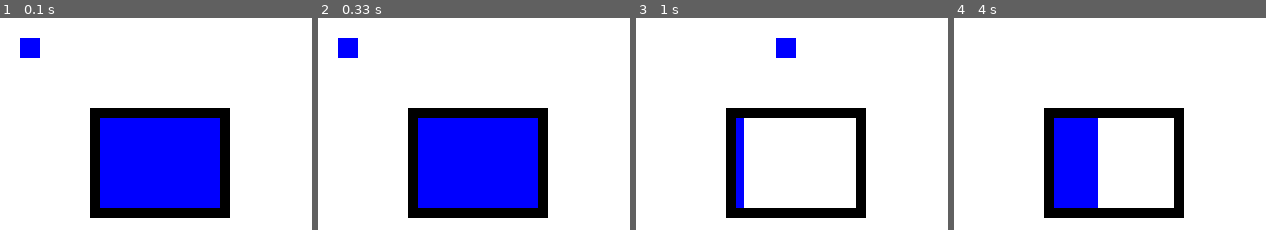
Above: before the commit, frames 1-4 (left to right).
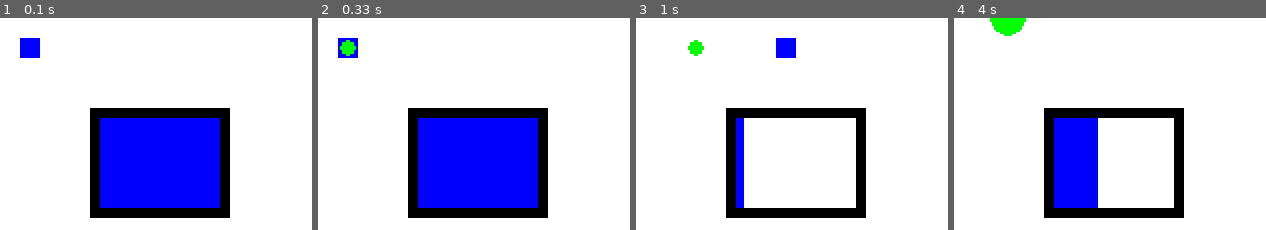
Above: after the commit, the same moments.

Repository: johannesbenjohannes/BlueSquer
Game: pygame game, started from main.py
Same seed, same stepped clock (60 frames per second), same inputs: the game is played once before the commit and once after it.
Inputs:
- Up to frame 1 (0.1 s): no input
- Up to frame 2 (0.33 s): no input
- Up to frame 3 (1 s): tap Space at 0.33, 0.73 s; hold Right from 0.67 s (still down)
- Up to frame 4 (4 s): tap Space at 1.03, 1.23, 2.63, 2.97, 3.27, 3.4, 3.8 s; release Right at 1.13 s; hold Up 1.17-1.47 s; hold Down 2.57-2.87 s; hold Left 2.9-3.3 s; hold Up 3.33-3.7 s; hold Right from 3.73 s (still down)

Frame 1 is identical in both runs. In frame 2, 0.3% of the frame differs, in the area x 7-13%, y 10-18%; in frame 3, 0.3%; in frame 4, 0.7%, in the area x 11-24%, y 0-9%.

Commit message:
circle pattern

Diff:
--- a/main.py
+++ b/main.py
@@ -78,8 +78,8 @@
         compteur+=1
         if compteur%60==0 and Ispattern_ligne:
             drawline = True
-        if compteur%30==0 and Ispattern_cercle:
-            drawcricle = True
+        if compteur%5==0 and Ispattern_cercle:
+            drawcircle = True
         if attacking:
             compteur_attaque+=0.25
         if has_dashed :
@@ -163,8 +163,8 @@
 
             if drawcircle:
                 if attacking == False:
-                    attack_x = rect_x
-                    attack_y = rect_y
+                    attack_x = rect_x +5
+                    attack_y = rect_y+5
                 attacking = True
                 pygame.draw.circle(fenetre, GREEN,(attack_x,attack_y),round(compteur_attaque%50))
                 if compteur_attaque%10 == 9:
